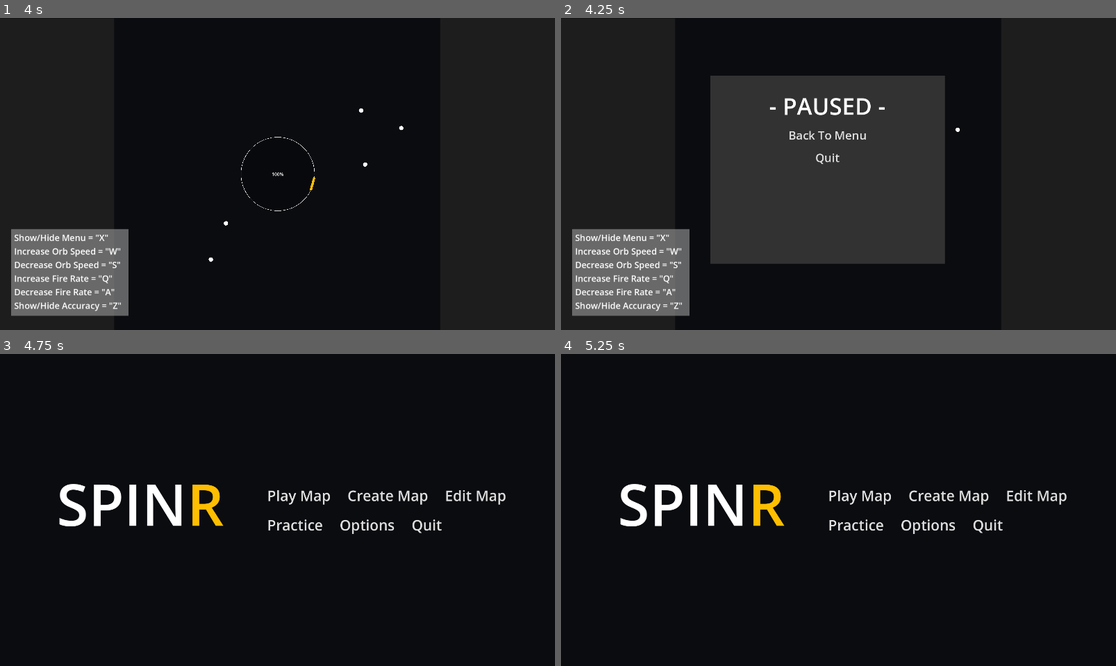
Above: before the commit, frames 1-4 (two rows, left to right).
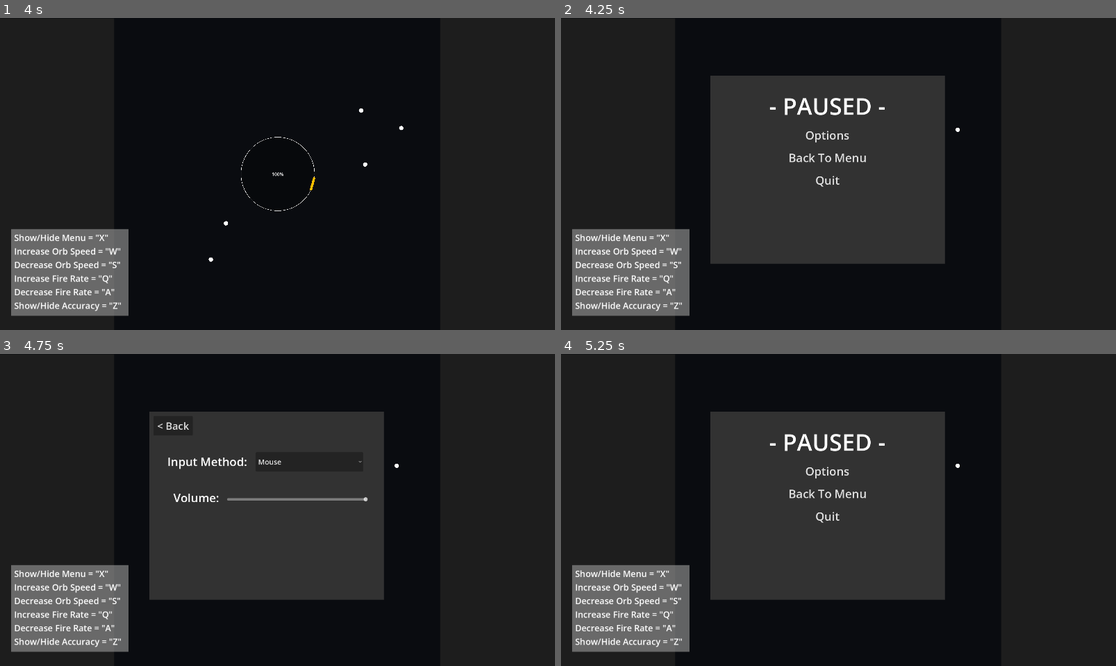
Above: after the commit, the same moments.

Repository: Swivet-Effect/SpinR
Game: Godot game, scene res://Scenes/Gameplay/PracticeMode.tscn
The game is run twice, just before and just after one commit, with the same random seed, the same clock (stepped at 60 frames per second) and the same inputs. This scene is started directly instead of the project's main scene.
Inputs (mouse positions are in pixels of both pictures, inside the frame that each line leads up to):
- Up to frame 1 (4 s): tap Enter at 0.5 s; move the mouse to (399, 158) at 0.52 s; hold Right (ui_right) 0.53-1.28 s; tap X at 0.6, 2.85 s; click (399, 158) at 0.67 s; tap Space (ui_select) at 0.77, 1.52, 3.02, 3.77 s; move the mouse to (166, 189) at 1.27 s; hold Down (ui_down) 1.28-2.03 s; tap Q at 1.35, 3.6 s; click (166, 189) at 1.42 s; move the mouse to (333, 105) at 2.02 s; hold Right (ui_right) 2.03-2.78 s; tap Z at 2.1 s; click (333, 105) at 2.17 s; move the mouse to (249, 236) at 2.77 s; hold Up (ui_up) 2.78-3.53 s; click (249, 236) at 2.92 s; move the mouse to (444, 220) at 3.52 s; hold Left (ui_left) from 3.53 s (still down); click (444, 220) at 3.67 s
- Up to frame 2 (4.25 s): keep holding Left (ui_left); tap Escape at 4.15 s
- Up to frame 3 (4.75 s): release Left (ui_left) at 4.25 s; click (266, 472) at 4.25 s, where only the run after the commit has a clickable "Options"
- Up to frame 4 (5.25 s): click (733, 425) at 5 s, where only the run after the commit has a clickable "< Back"

Frame 1 is identical in both runs. In frame 2, 0.4% of the frame differs, in the area x 41-55%, y 36-55%; in frame 3, 33%, in the area x 2-92%, y 18-96%; in frame 4, 33%.

Commit message:
Added options menu to pause menu

Diff:
--- a/Assets/Prefabs/PauseMenu.tscn
+++ b/Assets/Prefabs/PauseMenu.tscn
@@ -43,7 +43,6 @@
 flat = true
 
 [node name="Options" type="Button" parent="CanvasLayer/PauseBox/StraightenMenu"]
-visible = false
 layout_mode = 2
 theme_override_colors/font_hover_color = Color(1, 0.745098, 0, 1)
 theme_override_font_sizes/font_size = 40
@@ -64,7 +63,66 @@
 text = "Quit"
 flat = true
 
+[node name="Control" type="Control" parent="CanvasLayer/PauseBox"]
+visible = false
+anchors_preset = 0
+offset_right = 40.0
+offset_bottom = 40.0
+
+[node name="Back Button" type="Button" parent="CanvasLayer/PauseBox/Control"]
+layout_mode = 2
+offset_left = 15.0
+offset_top = 16.0
+offset_right = 151.0
+offset_bottom = 83.0
+theme_override_font_sizes/font_size = 35
+text = "< Back"
+
+[node name="Control Changer" type="OptionButton" parent="CanvasLayer/PauseBox/Control"]
+layout_mode = 2
+offset_left = 369.0
+offset_top = 141.0
+offset_right = 740.0
+offset_bottom = 208.0
+theme_override_font_sizes/font_size = 25
+selected = 0
+allow_reselect = true
+item_count = 2
+popup/item_0/text = "Mouse"
+popup/item_0/id = 0
+popup/item_1/text = "Controller"
+popup/item_1/id = 1
+
+[node name="Text" type="Label" parent="CanvasLayer/PauseBox/Control/Control Changer"]
+layout_mode = 0
+offset_left = -306.0
+offset_top = 5.0
+offset_right = -30.0
+offset_bottom = 60.0
+theme_override_font_sizes/font_size = 40
+text = "Input Method:"
+
+[node name="Volume Slider" type="HSlider" parent="CanvasLayer/PauseBox/Control"]
+layout_mode = 2
+offset_left = 269.0
+offset_top = 269.0
+offset_right = 757.0
+offset_bottom = 340.0
+value = 100.0
+
+[node name="Text" type="Label" parent="CanvasLayer/PauseBox/Control/Volume Slider"]
+layout_mode = 0
+offset_left = -185.0
+offset_top = 2.0
+offset_right = -27.0
+offset_bottom = 57.0
+theme_override_font_sizes/font_size = 40
+text = "Volume:"
+
 [connection signal="pressed" from="CanvasLayer/PauseBox/StraightenMenu/Restart" to="." method="RestartButton"]
 [connection signal="pressed" from="CanvasLayer/PauseBox/StraightenMenu/Options" to="." method="OptionsButton"]
 [connection signal="pressed" from="CanvasLayer/PauseBox/StraightenMenu/BackToMenu" to="." method="ToMenuButton"]
 [connection signal="pressed" from="CanvasLayer/PauseBox/StraightenMenu/Quit" to="." method="QuitButton"]
+[connection signal="pressed" from="CanvasLayer/PauseBox/Control/Back Button" to="." method="ExitOptions"]
+[connection signal="item_selected" from="CanvasLayer/PauseBox/Control/Control Changer" to="." method="InputChanged"]
+[connection signal="value_changed" from="CanvasLayer/PauseBox/Control/Volume Slider" to="." method="VolumeChanged"]
--- a/Scripts/Menu Scripts/PauseMenu.gd
+++ b/Scripts/Menu Scripts/PauseMenu.gd
@@ -21,7 +21,8 @@
 	get_tree().change_scene_to_file(Global.loadScreen)
 
 func OptionsButton() -> void:
-	pass
+	$CanvasLayer/PauseBox/StraightenMenu.visible = false
+	$CanvasLayer/PauseBox/Control.visible = true
 
 func ToMenuButton() -> void:
 	Global.reset = true
@@ -40,3 +41,20 @@
 		$CanvasLayer/PauseBox/StraightenMenu/Restart.visible = true
 	else:
 		$CanvasLayer/PauseBox/StraightenMenu/Restart.visible = false
+	$"CanvasLayer/PauseBox/Control/Volume Slider".value = Global.volume
+
+
+func VolumeChanged(value: float) -> void:
+	Global.volume = value
+
+func InputChanged(index: int) -> void:
+	if index == 0:
+		Global.inputType = "mouse"
+	elif index == 1:
+		Global.inputType = "controller"
+	else:
+		Global.inputType = "mouse"
+
+func ExitOptions() -> void:
+	$CanvasLayer/PauseBox/StraightenMenu.visible = true
+	$CanvasLayer/PauseBox/Control.visible = false
